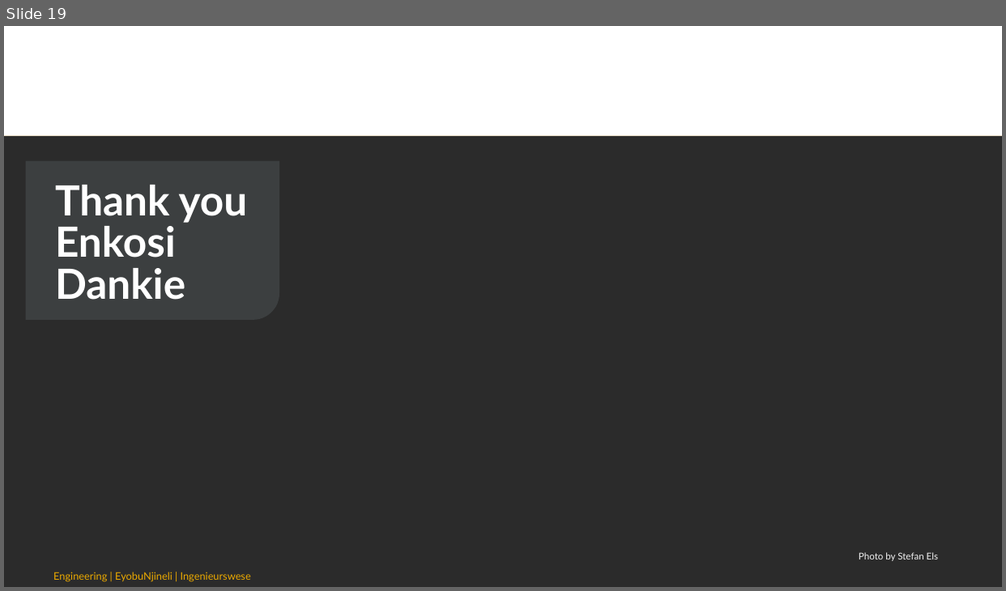
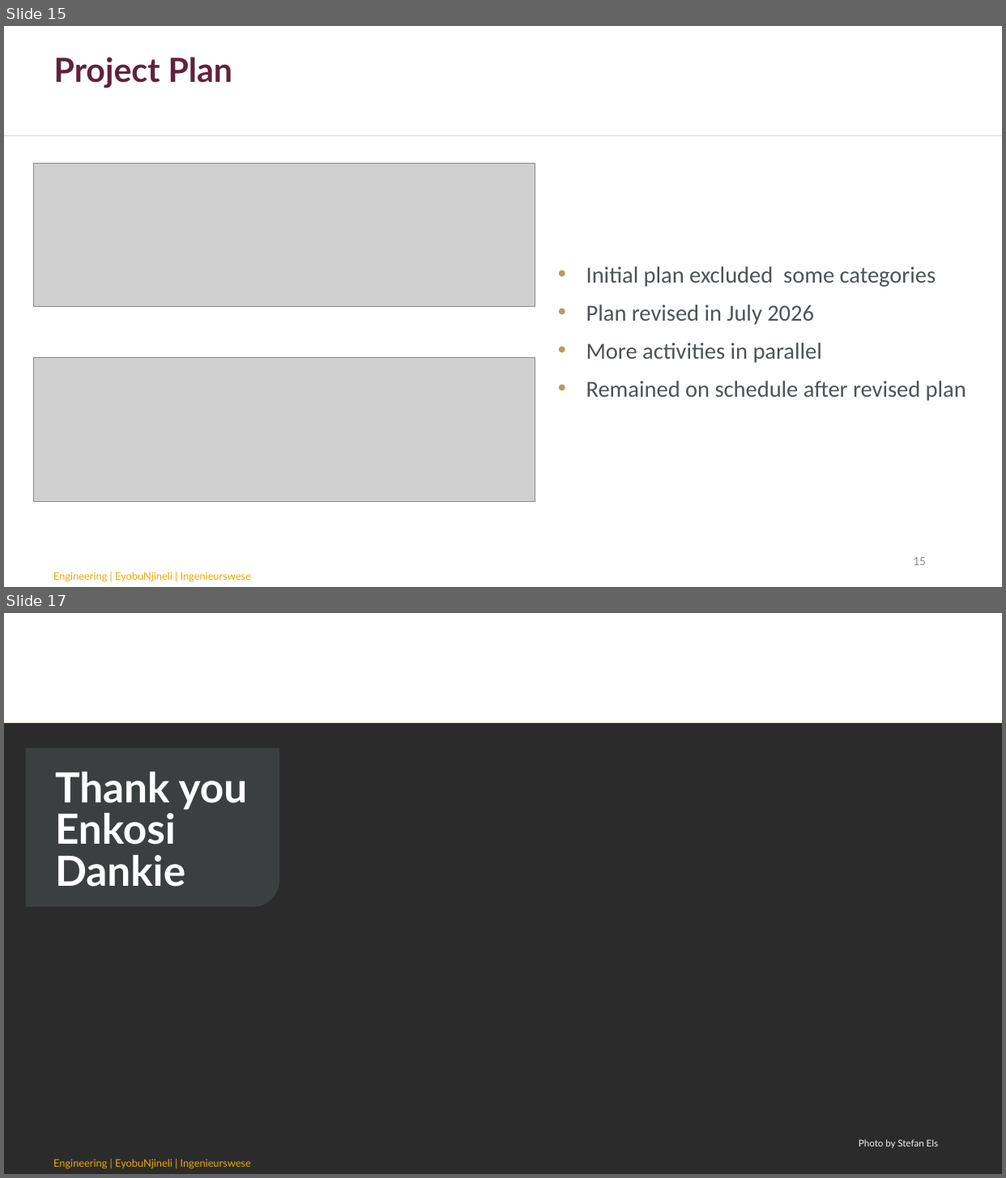
Before and after one commit to chanelleblan/SumobotSkripsie, a slide deck: Presentations/Final_present.pptx. Shown one above the other, each under a label of ours: slide 19 before the commit, slides 15 and 17 after it; the slides between them are not shown. The pictures are 1006x591 and 1006x1178 pixels, drawn with LibreOffice and Linux fonts; fonts in the diff are those of the drawing; grey boxes stand for pictures; background and template pictures are left out; a plain dark background stands for a picture behind light text. Boxes give left, top, right and bottom in pixels: in the first picture for what was removed or moved away, otherwise in the second. Text is boxed around its words. In the diff, an @@ line names an element or a change of style, - is before the commit and + after.

```diff
--- a/Presentations/Final_present.pptx
+++ b/Presentations/Final_present.pptx
@@ slide 15 added at <box>4,26,1002,587</box>, background #FFFFFF; not listed: 2 template elements that a slide beside it also shows @@
@@ rectangle added at <box>4,26,1002,135</box>, fill #FFFFFF @@
@@ title added at <box>54,57,233,88</box>, 32 pt, text #61223B, bold @@
+Project Plan
@@ picture added at <box>33,163,535,307</box> @@
@@ text added at <box>586,267,966,401</box>, 22.2 pt, text #4D5356 @@
+• Initial plan excluded some categories
+• Plan revised in July 2026
+• More activities in parallel
+• Remained on schedule after revised plan
@@ picture added at <box>33,357,535,502</box> @@
@@ page number added at <box>913,557,926,565</box>, 12 pt, text #878A8B @@
+15
@@ what was slide 19 is now slide 17 @@
```
Also in this commit, not shown: 15 slides changed, 7 other slides added, 6 slides removed.
